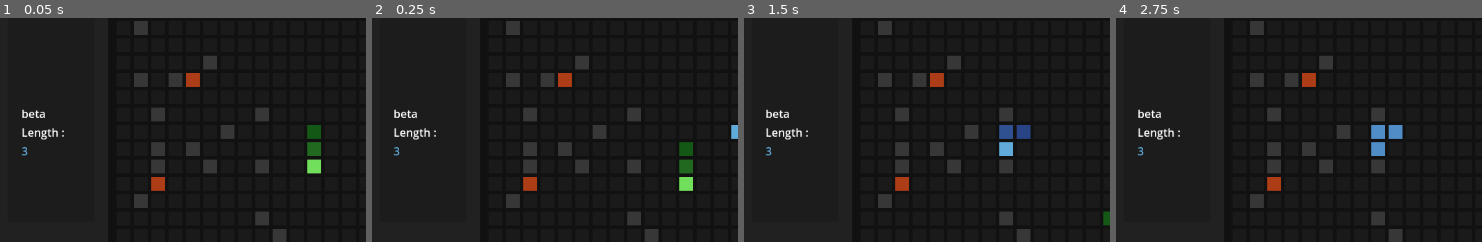
Above: before the commit, frames 1-4 (left to right).
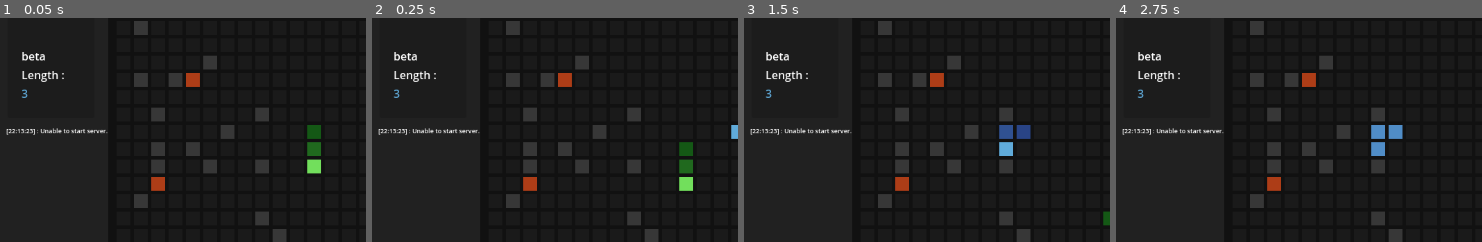
Above: after the commit, the same moments.

Repository: emecdelam/multiplayer_snake
Game: Godot game, scene res://scenes/main_game.tscn
Two runs of this game, one before a commit and one after it. Both use one fixed random seed, a clock stepped at 60 frames per second and the inputs below.
Inputs:
- Up to frame 1 (0.05 s): no input
- Up to frame 2 (0.25 s): no input
- Up to frame 3 (1.5 s): hold Right (move_right) 0.53-1.28 s; hold Down (move_down) from 1.28 s (still down)
- Up to frame 4 (2.75 s): tap Enter at 2 s; release Down (move_down) at 2.03 s; hold Right (move_right) from 2.03 s (still down)
The pictures show only the part of the screen within x 0-50%, y 17-67%; the shares and areas given below are measured in that part.

The runs differ from the first frame. In frame 1, 1.2% of the frame differs, in the area x 1-30%, y 15-62%; in frame 2, 1.2%; in frame 3, 1.2%; in frame 4, 1.2%.

Commit message:
working socket server

Diff:
--- a/scenes/main_game.tscn
+++ b/scenes/main_game.tscn
@@ -1,6 +1,7 @@
-[gd_scene load_steps=4 format=3 uid="uid://bujagclxbif11"]
+[gd_scene load_steps=5 format=3 uid="uid://bujagclxbif11"]
 
 [ext_resource type="Script" path="res://scripts/game/main_game.gd" id="1_c2hxe"]
+[ext_resource type="Script" path="res://scripts/communication/server.gd" id="2_ctvxj"]
 
 [sub_resource type="StyleBoxFlat" id="StyleBoxFlat_fjvs4"]
 bg_color = Color(0.129412, 0.129412, 0.129412, 1)
@@ -47,7 +48,7 @@
 size_flags_vertical = 0
 
 [node name="Panel" type="Panel" parent="Panel/MarginContainer/HBoxContainer/VBoxContainer"]
-custom_minimum_size = Vector2(125, 200)
+custom_minimum_size = Vector2(125, 250)
 layout_mode = 2
 size_flags_vertical = 3
 
@@ -59,7 +60,7 @@
 anchor_bottom = 1.0
 grow_horizontal = 2
 grow_vertical = 2
-split_offset = 200
+split_offset = 100
 
 [node name="MarginContainer" type="MarginContainer" parent="Panel/MarginContainer/HBoxContainer/VBoxContainer/Panel/VSplitContainer"]
 custom_minimum_size = Vector2(50, 100)
@@ -115,6 +116,21 @@
 size_flags_vertical = 0
 text = "0"
 
+[node name="Control" type="Control" parent="Panel/MarginContainer/HBoxContainer/VBoxContainer"]
+custom_minimum_size = Vector2(125, 200)
+layout_mode = 2
+
+[node name="TextServer" type="Label" parent="Panel/MarginContainer/HBoxContainer/VBoxContainer/Control"]
+unique_name_in_owner = true
+layout_mode = 2
+anchor_right = 1.0
+anchor_bottom = 1.2
+offset_left = -2.0
+offset_top = 8.0
+offset_right = 1.0
+offset_bottom = 45.0
+theme_override_font_sizes/font_size = 9
+
 [node name="Panel2" type="Panel" parent="Panel/MarginContainer/HBoxContainer"]
 custom_minimum_size = Vector2(100, 100)
 layout_mode = 2
@@ -126,8 +142,10 @@
 [node name="Node2D" type="Node2D" parent="Panel/MarginContainer/HBoxContainer/Panel2"]
 position = Vector2(1, 0)
 script = ExtResource("1_c2hxe")
-number_cell_y = null
 
 [node name="Timer" type="Timer" parent="Panel/MarginContainer/HBoxContainer/Panel2"]
 wait_time = 0.15
 one_shot = true
+
+[node name="Node" type="Node" parent="."]
+script = ExtResource("2_ctvxj")
--- /dev/null
+++ b/scenes/node.tscn
@@ -0,0 +1,6 @@
+[gd_scene load_steps=2 format=3 uid="uid://bijsj4r02v2k5"]
+
+[ext_resource type="Script" path="res://scripts/communication/server.gd" id="1_tg3xb"]
+
+[node name="Node" type="Node"]
+script = ExtResource("1_tg3xb")
--- /dev/null
+++ b/scripts/communication/server.gd
@@ -0,0 +1,50 @@
+extends Node
+
+## The port the server will listen on.
+# https://en.wikipedia.org/wiki/List_of_TCP_and_UDP_port_numbers
+const PORT = 9400
+
+var tcp_server := TCPServer.new()
+var socket := WebSocketPeer.new()
+var state
+# Array to store log messages
+var log_entries := []
+
+
+func log_message(message: String) -> void:
+	var time := "[%s] : %s\n" % [Time.get_time_string_from_system(), message]
+	log_entries.append(time)
+
+	if log_entries.size() > 15:
+		log_entries.remove_at(0)
+	%TextServer.text = "".join(log_entries)
+
+func send_message(str: String):
+	socket.send_text(str)
+
+func _ready() -> void:
+	if tcp_server.listen(PORT) != OK:
+		log_message("Unable to start server.")
+		set_process(false)
+
+
+
+func _process(_delta: float) -> void:
+	while tcp_server.is_connection_available():
+		var conn: StreamPeerTCP = tcp_server.take_connection()
+		assert(conn != null)
+		socket.accept_stream(conn)
+
+	socket.poll()
+
+	if socket.get_ready_state() == WebSocketPeer.STATE_OPEN:
+		while socket.get_available_packet_count():
+			log_message(socket.get_packet().get_string_from_ascii())
+	elif state == WebSocketPeer.STATE_CLOSED:
+		# The code will be -1 if the disconnection was not properly notified by the remote peer.
+		var code = socket.get_close_code()
+		print("WebSocket closed with code: %d. Clean: %s" % [code, code != -1])
+		set_process(false) # Stop processing.
+func _exit_tree() -> void:
+	socket.close()
+	tcp_server.stop()
Not shown, changed: python/player_code/main.py
